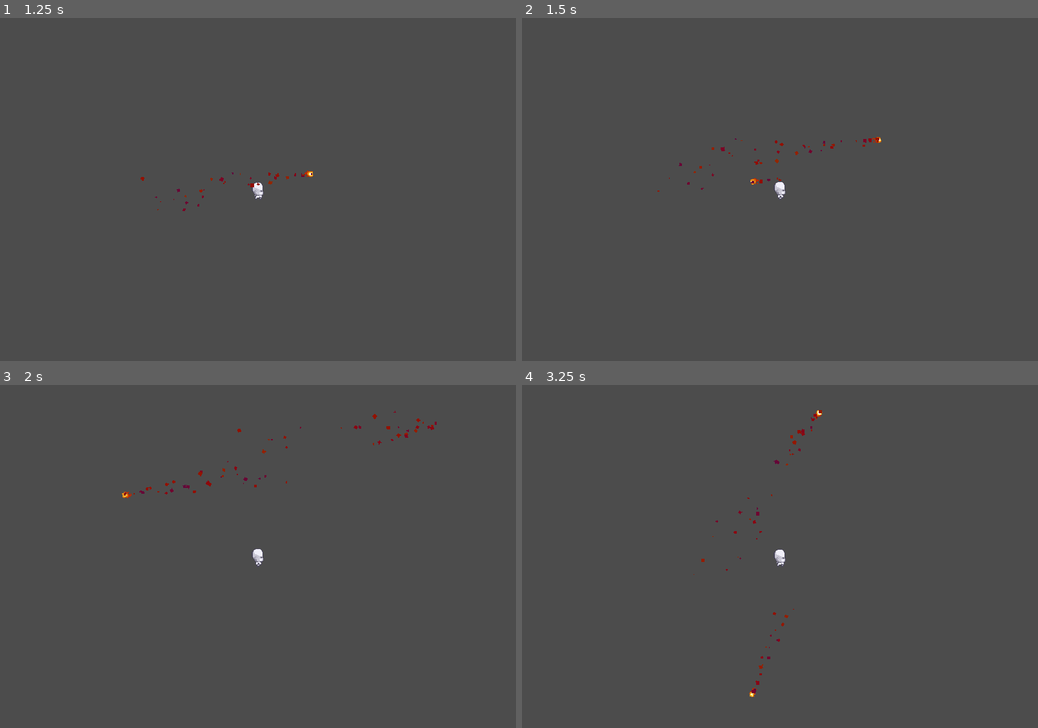
Above: before the commit, frames 1-4 (two rows, left to right).
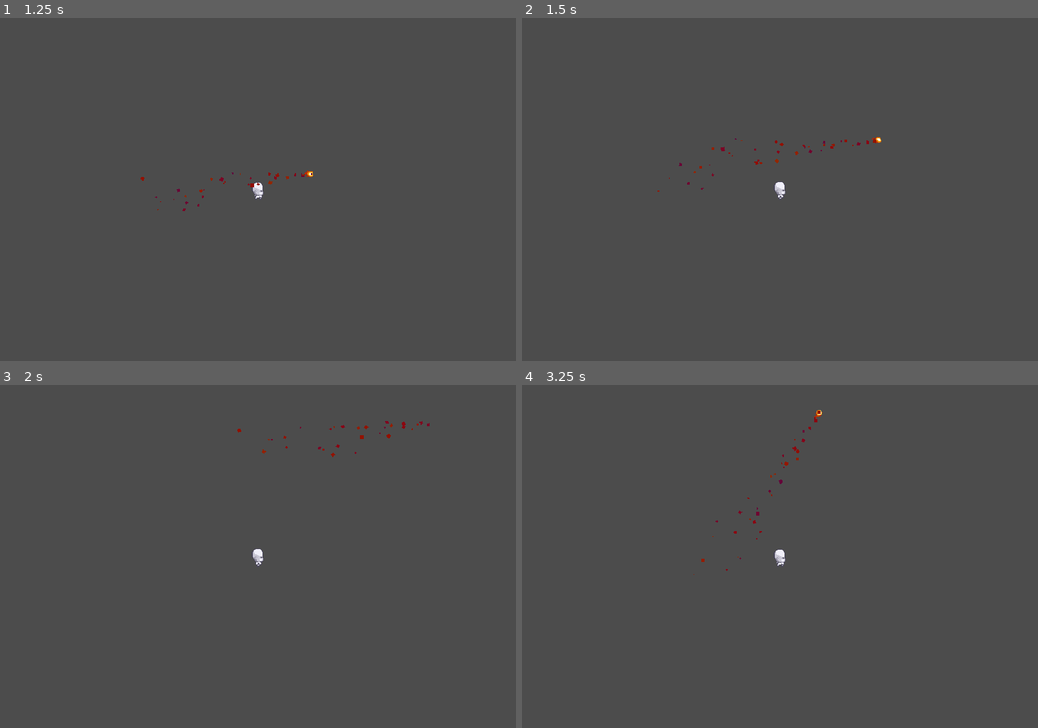
Above: after the commit, the same moments.

Repository: JonasSchiessl/CSC378FinalProject
Game: Godot game, scene res://Scenes/Levels/Level.tscn
The game is run twice, just before and just after one commit, with the same random seed, the same clock (stepped at 60 frames per second) and the same inputs.
Inputs (mouse positions are in pixels of both pictures, inside the frame that each line leads up to):
- Up to frame 1 (1.25 s): tap Enter at 0.5 s; move the mouse to (371, 172) at 0.52 s; press the mouse at (371, 172) at 0.53 s; hold D (move_right) from 0.53 s (still down)
- Up to frame 2 (1.5 s): move the mouse to (676, 206) at 1.27 s; release D (move_right) at 1.28 s; release the mouse at (676, 206) at 1.28 s; hold S (move_down) from 1.28 s (still down); click (676, 206) at 1.35 s
- Up to frame 3 (2 s): keep holding S (move_down)
- Up to frame 4 (3.25 s): move the mouse to (831, 481) at 2.02 s; release S (move_down) at 2.03 s; press the mouse at (831, 481) at 2.03 s; hold D (move_right) 2.03-2.78 s; move the mouse to (754, 625) at 2.77 s; release the mouse at (754, 625) at 2.78 s; hold W (move_up) from 2.78 s (still down); click (754, 625) at 2.85 s

Frame 1 is identical in both runs. In frame 2, less than 0.1% of the frame differs, in the area x 44-70%, y 34-49%; in frame 3, 0.3%, in the area x 23-85%, y 7-34%; in frame 4, 0.2%.

Commit message:
updated the projectile emitter

Diff:
--- a/Scenes/Player/player.tscn
+++ b/Scenes/Player/player.tscn
@@ -15,7 +15,7 @@
 [ext_resource type="Material" uid="uid://ce6kcl0p2fv3m" path="res://Scenes/Projectiles/Particles/Default.tres" id="11_dey5f"]
 [ext_resource type="SpriteFrames" uid="uid://57vovnaucy5f" path="res://Assets/projectiles/Fireball.tres" id="11_oikmp"]
 [ext_resource type="SpriteFrames" uid="uid://cekpv6bd5lfh1" path="res://Scenes/Projectiles/Poisonball.tres" id="13_7g0yx"]
-[ext_resource type="PackedScene" uid="uid://4ydf4y6sgq8n" path="res://Scenes/Projectiles/Effects/lingering_effect.tscn" id="13_dey5f"]
+[ext_resource type="PackedScene" uid="uid://4ydf4y6sgq8n" path="res://Scenes/Projectiles/Effects/lingering_effect_poison.tscn" id="13_dey5f"]
 
 [sub_resource type="AtlasTexture" id="AtlasTexture_8erm5"]
 atlas = ExtResource("2_3smsa")
--- a/Scripts/Components/Projectiles/projectile_emitter.gd
+++ b/Scripts/Components/Projectiles/projectile_emitter.gd
@@ -12,17 +12,53 @@
 # Current projectile type
 var current_projectile_type: ProjectileType
 
+# Cooldown tracking - Dictionary to track last fire time for each projectile type
+var last_fire_times: Dictionary = {}
+
 func _ready() -> void:
 	# Set default projectile type if available
 	if projectile_types.size() > 0 and default_projectile_index < projectile_types.size():
 		current_projectile_type = projectile_types[default_projectile_index]
 
+	# Initialize cooldown tracking
+	for projectile_type in projectile_types:
+		last_fire_times[projectile_type.name] = 0.0
+
+# Check if a projectile type is ready to fire (not on cooldown)
+func can_fire_projectile(projectile_type: ProjectileType) -> bool:
+	if not projectile_type:
+		return false
+
+	# If no cooldown, always ready
+	if projectile_type.cooldown <= 0.0:
+		return true
+
+	# Check if enough time has passed since last fire
+	var current_time = Time.get_time_dict_from_system()
+	var current_seconds = current_time.hour * 3600 + current_time.minute * 60 + current_time.second
+
+	# Use engine time instead for more accuracy
+	var engine_time = Time.get_time_dict_from_system()
+	var time_since_last = Time.get_time_dict_from_system().second - last_fire_times.get(projectile_type.name, 0.0)
+
+	# Better approach: use get_time_dict_from_system() or Engine.get_process_frames()
+	# Actually, let's use a simpler approach with get_tree().current_scene process time
+	var current_game_time = Time.get_ticks_msec() / 1000.0  # Convert to seconds
+	var last_fire_time = last_fire_times.get(projectile_type.name, 0.0)
+
+	return (current_game_time - last_fire_time) >= projectile_type.cooldown
+
 # Fire a projectile with current type and default settings
-func fire_projectile(direction: Vector2) -> void:
+func fire_projectile(direction: Vector2) -> bool:
 	if not current_projectile_type:
 		push_error("No projectile type set!")
-		return
-
+		return false
+
+	# Check cooldown
+	if not can_fire_projectile(current_projectile_type):
+		return false  # On cooldown, can't fire
+
+	# Fire the projectile
 	fire_projectile_advanced(direction, current_projectile_type.base_speed,
 							current_projectile_type.base_damage, current_projectile_type.base_range,
 							current_projectile_type.base_knockback, current_projectile_type.default_arc_height,
@@ -31,28 +67,54 @@
 							current_projectile_type.default_lingering_type, current_projectile_type.default_lingering_radius,
 							current_projectile_type.default_lingering_duration, current_projectile_type.default_lingering_damage)
 
+	# Update last fire time
+	last_fire_times[current_projectile_type.name] = Time.get_ticks_msec() / 1000.0
+	return true
+
 # Fire a projectile by type name
-func fire_projectile_by_name(projectile_name: String, direction: Vector2) -> void:
+func fire_projectile_by_name(projectile_name: String, direction: Vector2) -> bool:
 	var projectile_type = get_projectile_type_by_name(projectile_name)
 	if not projectile_type:
 		push_error("Projectile type '" + projectile_name + "' not found!")
-		return
+		return false
+
+	# Check cooldown
+	if not can_fire_projectile(projectile_type):
+		return false
 
 	fire_projectile_with_type(projectile_type, direction)
 
+	# Update last fire time
+	last_fire_times[projectile_type.name] = Time.get_ticks_msec() / 1000.0
+	return true
+
 # Fire a projectile by index
-func fire_projectile_by_index(index: int, direction: Vector2) -> void:
+func fire_projectile_by_index(index: int, direction: Vector2) -> bool:
 	if index < 0 or index >= projectile_types.size():
 		push_error("Projectile index " + str(index) + " out of range!")
-		return
-
-	fire_projectile_with_type(projectile_types[index], direction)
+		return false
+
+	var projectile_type = projectile_types[index]
+
+	# Check cooldown
+	if not can_fire_projectile(projectile_type):
+		return false
+
+	fire_projectile_with_type(projectile_type, direction)
+
+	# Update last fire time
+	last_fire_times[projectile_type.name] = Time.get_ticks_msec() / 1000.0
+	return true
 
 # Fire a projectile with a specific ProjectileType
-func fire_projectile_with_type(projectile_type: ProjectileType, direction: Vector2) -> void:
+func fire_projectile_with_type(projectile_type: ProjectileType, direction: Vector2) -> bool:
 	if not projectile_type:
 		push_error("Invalid projectile type!")
-		return
+		return false
+
+	# Check cooldown
+	if not can_fire_projectile(projectile_type):
+		return false
 
 	fire_projectile_advanced(direction, projectile_type.base_speed,
 							projectile_type.base_damage, projectile_type.base_range,
@@ -63,6 +125,10 @@
 							projectile_type.default_lingering_duration, projectile_type.default_lingering_damage,
 							projectile_type)
 
+	# Update last fire time
+	last_fire_times[projectile_type.name] = Time.get_ticks_msec() / 1000.0
+	return true
+
 # Full control over projectile parameters with optional projectile type override
 func fire_projectile_advanced(direction: Vector2, speed: float, damage: float,
 							proj_range: float, knockback: float, arc_height: float = 0.0,
@@ -111,6 +177,21 @@
 	if lingering and projectile.create_lingering_effect and projectile_type_to_use and projectile_type_to_use.lingering_effect_scene:
 		projectile.lingering_effect_scene = projectile_type_to_use.lingering_effect_scene
 
+# Get remaining cooldown time for a projectile type
+func get_cooldown_remaining(projectile_type: ProjectileType) -> float:
+	if not projectile_type or projectile_type.cooldown <= 0.0:
+		return 0.0
+
+	var current_time = Time.get_ticks_msec() / 1000.0
+	var last_fire_time = last_fire_times.get(projectile_type.name, 0.0)
+	var time_passed = current_time - last_fire_time
+
+	return max(0.0, projectile_type.cooldown - time_passed)
+
+# Get remaining cooldown time for current projectile type
+func get_current_cooldown_remaining() -> float:
+	return get_cooldown_remaining(current_projectile_type)
+
 # Change current projectile type by name
 func set_projectile_type(projectile_name: String) -> void:
 	var projectile_type = get_projectile_type_by_name(projectile_name)
--- a/Scripts/Player/player.gd
+++ b/Scripts/Player/player.gd
@@ -42,7 +42,11 @@
 
 	# Handle projectile attacks
 	if event.is_action_pressed("fire"):
-		projectile_emitter.fire_projectile(aim_direction)
+		var success = projectile_emitter.fire_projectile(aim_direction)
+		if not success:
+			# Optional: Show feedback that weapon is on cooldown
+			var remaining_cooldown = projectile_emitter.get_current_cooldown_remaining()
+			print("Weapon on cooldown! %.1f seconds remaining" % remaining_cooldown)
 
 	# Handle specific projectile selection (1-9 keys)
 	for i in range(9):
Not shown: 2 places in Scenes/Projectiles/Effects/lingering_effect_poison.tscn that only renumber resources
